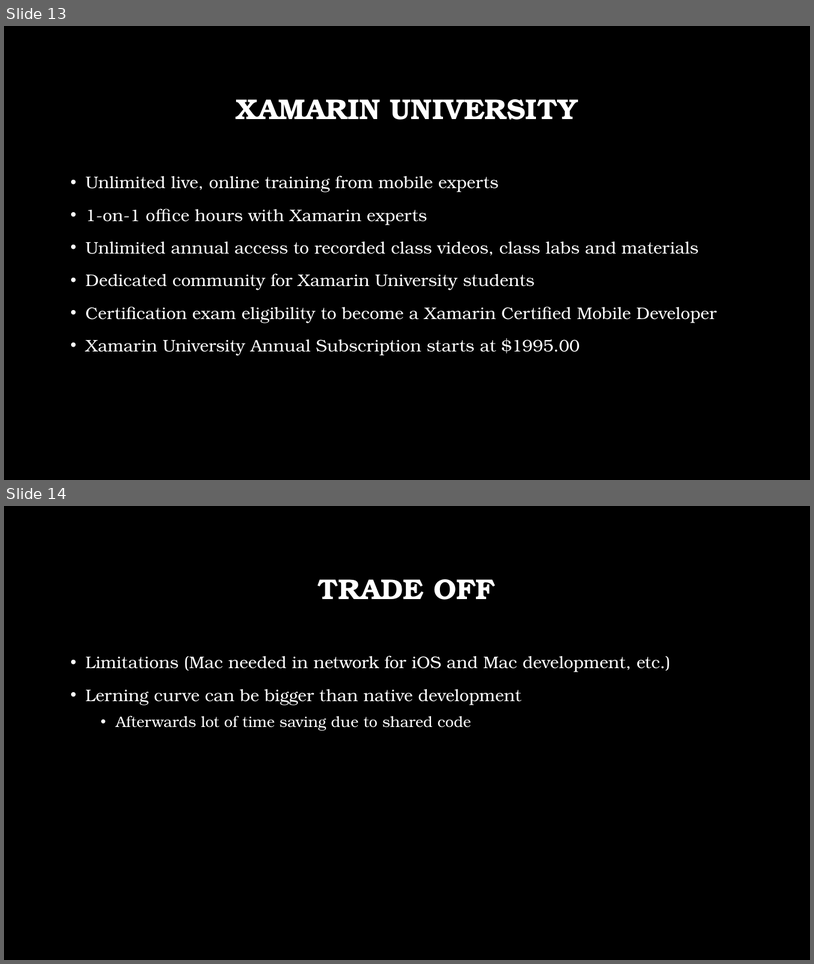
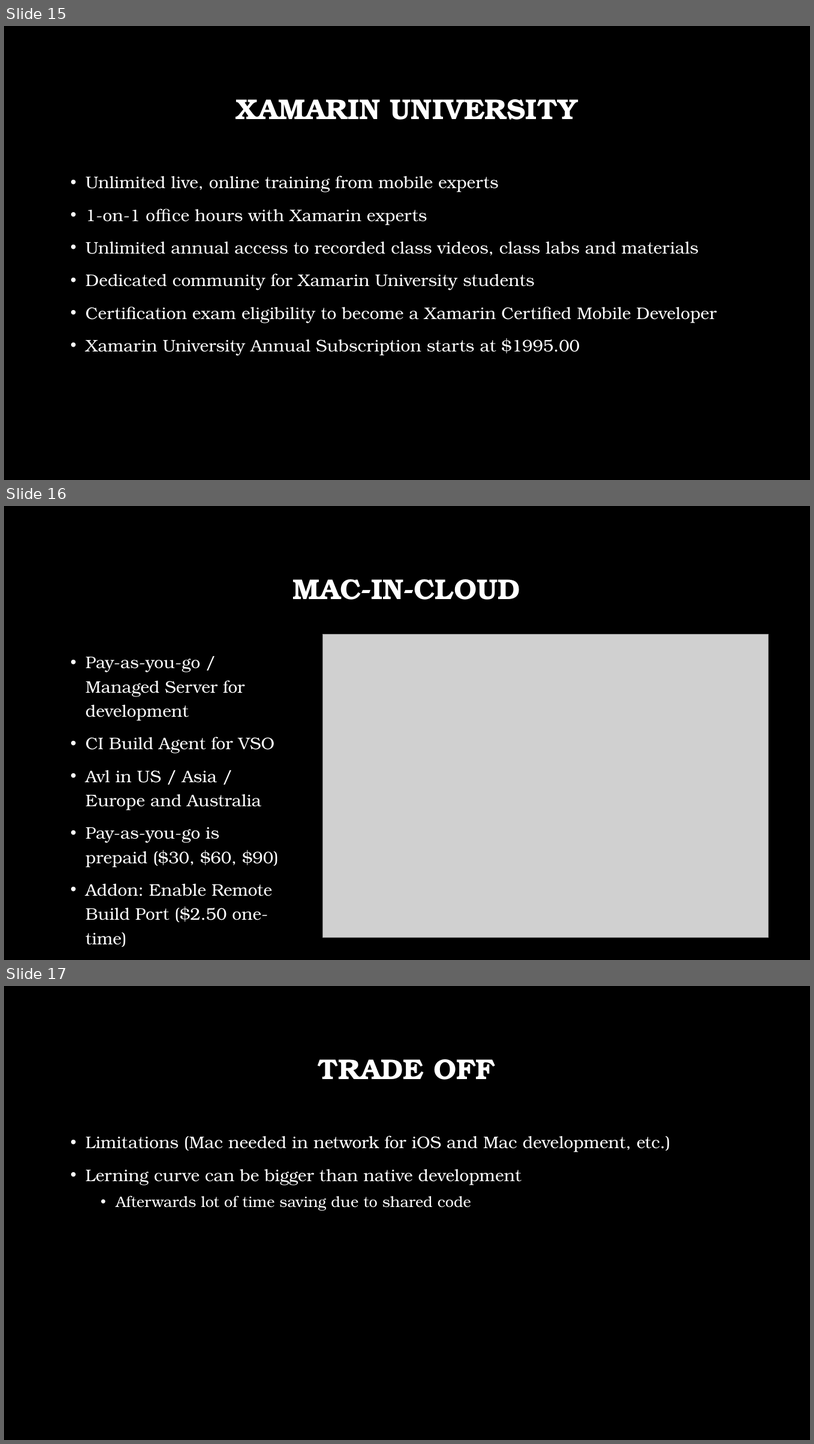
Before and after one commit to dersia/XamarinExamples, a slide deck: slides/Xamarin.pptx. Shown one above the other, each under a label of ours: slides 13 and 14 before the commit, slides 15, 16 and 17 after it. The pictures are 814x964 and 814x1444 pixels, drawn with LibreOffice and Linux fonts; fonts in the diff are those of the drawing; grey boxes stand for pictures; background and template pictures are left out. Boxes give left, top, right and bottom in pixels: in the first picture for what was removed or moved away, otherwise in the second. Text is boxed around its words. In the diff, an @@ line names an element or a change of style, - is before the commit and + after.

```diff
--- a/slides/Xamarin.pptx
+++ b/slides/Xamarin.pptx
@@ slide 16 added at [4, 506, 810, 960], background picture (left out) @@
@@ title added at [293, 579, 521, 600], 34 pt, text #FFFFFF, bold @@
+MAC-IN-CLOUD
@@ picture added at [323, 634, 769, 937] @@
@@ text added at [86, 657, 279, 946], 20 pt, text #FFFFFF @@
+• Pay-as-you-go / Managed Server for development
+• CI Build Agent for VSO
+• Avl in US / Asia / Europe and Australia
+• Pay-as-you-go is prepaid ($30, $60, $90)
+• Addon: Enable Remote Build Port ($2.50 one-time)
@@ what was slide 13 is now slide 15 @@
@@ what was slide 14 is now slide 17 @@
```
Also in this commit, not shown: 6 slides changed, 2 other slides added.
